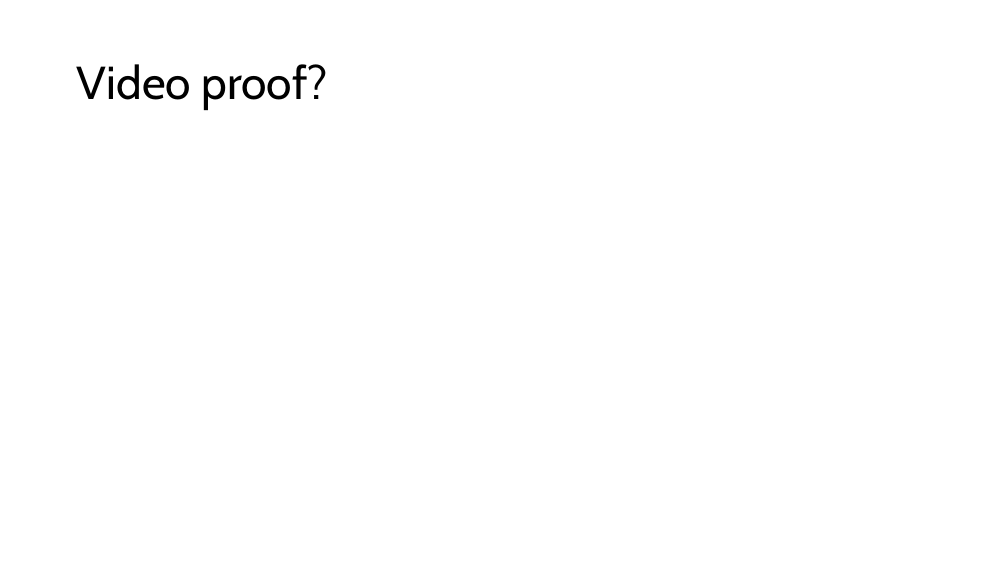
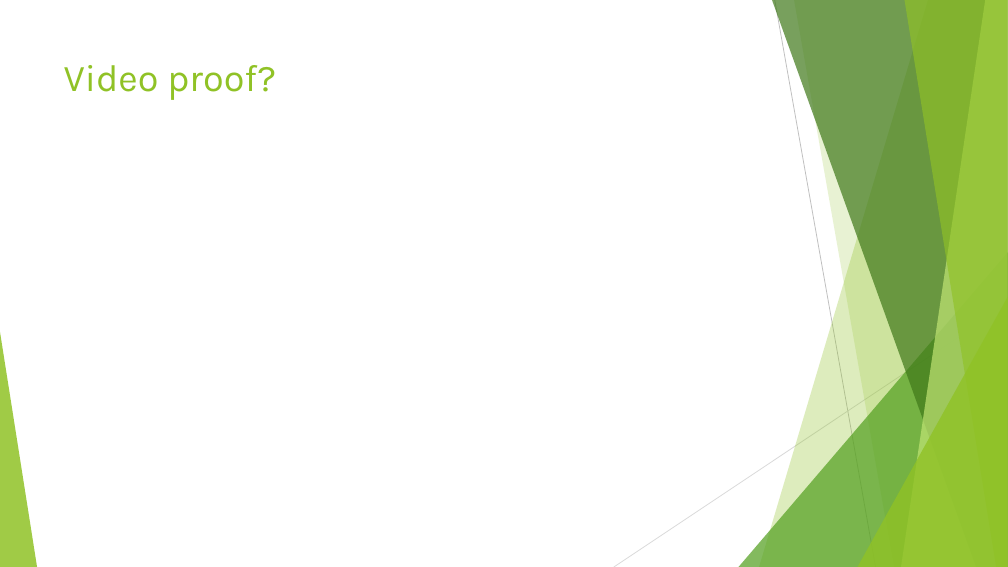
Before and after one commit to mcrusso2/EEP547_Project, a slide deck: slide 8 of Russo_Gaddis_EEP547_project.pptx (slide 7 before the commit). Drawn at 1008x567 pixels with LibreOffice and Linux fonts; fonts in the diff are those of the drawing. Boxes give left, top, right and bottom in pixels: in the first picture for what was removed or moved away, otherwise in the second. Text is boxed around its words. In the diff, an @@ line names an element or a change of style, - is before the commit and + after.

```diff
--- a/Russo_Gaddis_EEP547_project.pptx
+++ b/Russo_Gaddis_EEP547_project.pptx
@@ title "Video proof?": place and size @@
-title "Video proof?" at [77, 64, 327, 110]
+title "Video proof?" at [64, 65, 276, 100]
@@ title "Video proof?" at [64, 65, 276, 100]: size 44 to 36 pt, font Cabin to Karla, text colour #000000 to #90C226; line spacing 0.9 to 1; vertical alignment middle to top @@
@@ group added at [0, 0, 1008, 567]: 5 freeform shapes, 3 triangles, 2 lines @@
```
Also in this commit, not shown: 5 other slides changed, 4 slides added, 3 slides removed.
